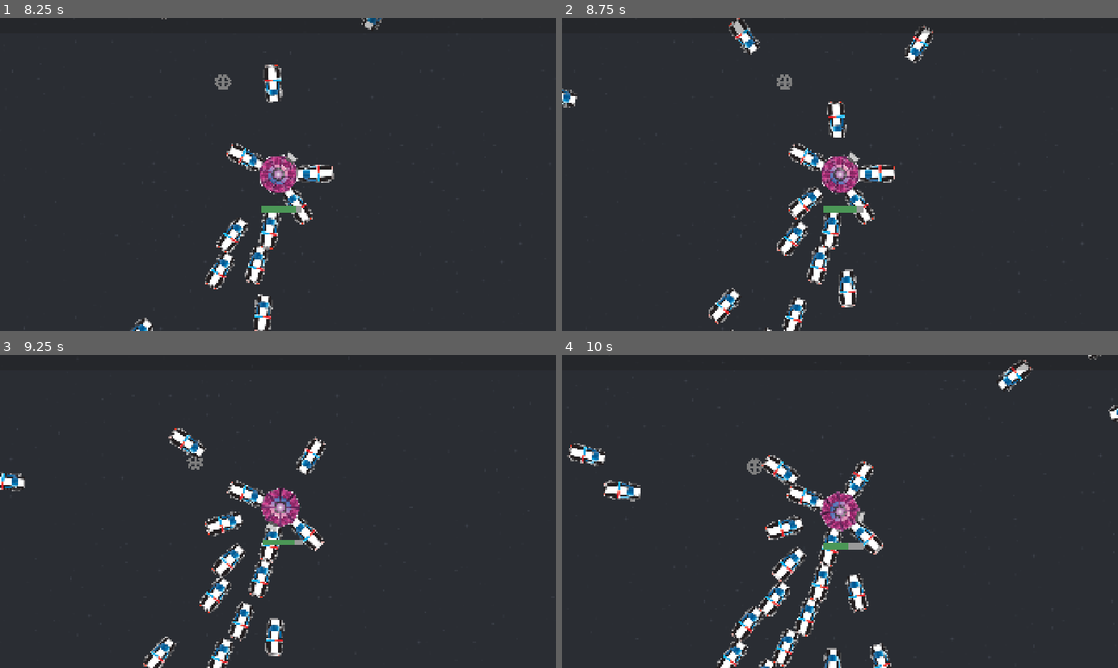
Above: before the commit, frames 1-4 (two rows, left to right).
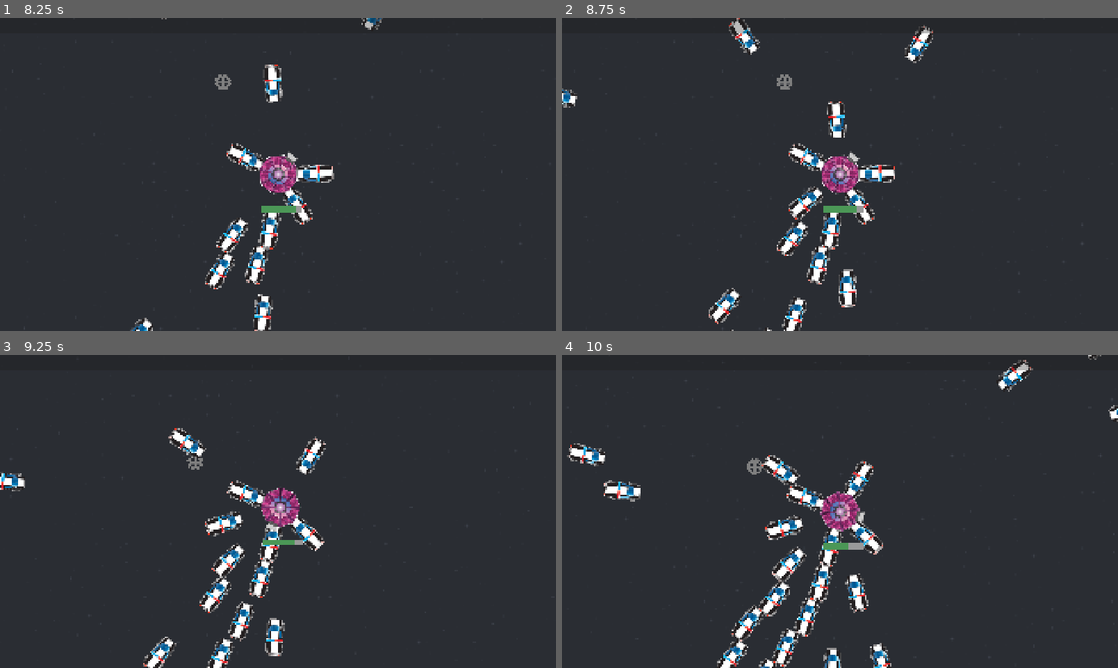
Above: after the commit, the same moments.

Repository: two-sticks-and-a-rock/space-arcade
Game: Godot game, scene res://scenes/main.tscn
Two runs of this game, one before a commit and one after it. Both use one fixed random seed, a clock stepped at 60 frames per second and the inputs below.
Inputs (mouse positions are in pixels of both pictures, inside the frame that each line leads up to):
- Up to frame 1 (8.25 s): move the mouse to (400, 158) at 0.52 s; press the mouse at (400, 158) at 0.53 s; move the mouse to (166, 190) at 1.27 s; release the mouse at (166, 190) at 1.28 s; click (166, 190) at 1.35 s; move the mouse to (333, 105) at 2.02 s; press the mouse at (333, 105) at 2.03 s; move the mouse to (250, 237) at 2.77 s; release the mouse at (250, 237) at 2.78 s; click (250, 237) at 2.85 s; move the mouse to (444, 221) at 3.52 s; press the mouse at (444, 221) at 3.53 s; move the mouse to (111, 127) at 4.27 s; release the mouse at (111, 127) at 4.28 s; click (111, 127) at 4.35 s; move the mouse to (305, 174) at 5.02 s; press the mouse at (305, 174) at 5.03 s; move the mouse to (194, 96) at 5.77 s; release the mouse at (194, 96) at 5.78 s; click (194, 96) at 5.85 s; move the mouse to (400, 158) at 6.52 s; press the mouse at (400, 158) at 6.53 s; move the mouse to (166, 190) at 7.27 s; release the mouse at (166, 190) at 7.28 s; click (166, 190) at 7.35 s; move the mouse to (333, 105) at 8.02 s; press the mouse at (333, 105) at 8.03 s
- Up to frame 2 (8.75 s): no input
- Up to frame 3 (9.25 s): move the mouse to (250, 574) at 8.77 s; release the mouse at (250, 574) at 8.78 s; click (250, 574) at 8.85 s
- Up to frame 4 (10 s): move the mouse to (1006, 558) at 9.52 s; press the mouse at (1006, 558) at 9.53 s

Frame 1 is identical in both runs. In frame 2, less than 0.1% of the frame differs, in the area x 38-51%, y 53-81%; in frame 3, 0.2%; in frame 4, 0.3%, in the area x 29-58%, y 51-100%.

Commit message:
bullet size upgrade

Diff:
--- a/scenes/player/player_weapons/base_weapon_upgrades/bullet_size_upgrade.gd
+++ b/scenes/player/player_weapons/base_weapon_upgrades/bullet_size_upgrade.gd
@@ -1,7 +1,10 @@
 class_name BulletSizeUpgrade
 extends PlayerWeaponUpgrade
 
-@export var bullet_size_increase: int = 10
+@export var bullet_size_increase: float = 2.0
 
 func _apply_upgrade(weapon: PlayerWeapon):
-    weapon.bullet_size += bullet_size_increase
+    weapon.bullet_size *= bullet_size_increase
+
+func _remove_upgrade(weapon: PlayerWeapon):
+    weapon.bullet_size /= bullet_size_increase
--- a/scenes/player/player_weapons/orbiter/orbiter.tscn
+++ b/scenes/player/player_weapons/orbiter/orbiter.tscn
@@ -15,7 +15,7 @@
 }]
 
 [sub_resource type="CircleShape2D" id="CircleShape2D_fxk38"]
-radius = 52.086468
+radius = 107.01869
 
 [node name="Orbiter" type="Area2D" unique_id=58498802]
 collision_layer = 4
@@ -24,7 +24,6 @@
 metadata/_custom_type_script = "uid://dj2r2fdovwio"
 
 [node name="AnimatedSprite2D" type="AnimatedSprite2D" parent="." unique_id=1159933868]
-scale = Vector2(0.5, 0.5)
 sprite_frames = SubResource("SpriteFrames_kcn5b")
 
 [node name="CollisionShape2D" type="CollisionShape2D" parent="." unique_id=975077890]
--- a/scenes/player/player_weapons/orbiter/orbiter_ring.gd
+++ b/scenes/player/player_weapons/orbiter/orbiter_ring.gd
@@ -16,6 +16,7 @@
 	for i in bullets:
 		var orbiter = bullet_scene.instantiate() as PlayerBullet
 		orbiter.position = child_pos
+		orbiter.bullet_scale = Vector2(bullet_size, bullet_size)
 		add_child(orbiter)
 		child_pos = child_pos.rotated(2*PI / bullets)
 		current_bullets.append(orbiter)
--- a/scenes/player/player_weapons/orbiter/orbiter_ring.tscn
+++ b/scenes/player/player_weapons/orbiter/orbiter_ring.tscn
@@ -8,6 +8,7 @@
 [ext_resource type="Script" uid="uid://cekrjioayx2iy" path="res://scenes/player/player_weapons/base_weapon_upgrades/down_timer_upgrade.gd" id="6_inxn4"]
 [ext_resource type="Script" uid="uid://conl2xhryktja" path="res://scenes/player/player_weapons/base_weapon_upgrades/damage_upgrade.gd" id="7_sxqx5"]
 [ext_resource type="Script" uid="uid://ufajycg1sjlw" path="res://scenes/player/player_weapons/base_weapon_upgrades/bullets_upgrade.gd" id="8_rfiqj"]
+[ext_resource type="Script" uid="uid://cw087kxisrlw" path="res://scenes/player/player_weapons/base_weapon_upgrades/bullet_size_upgrade.gd" id="9_rfiqj"]
 
 [sub_resource type="Resource" id="Resource_inxn4"]
 script = ExtResource("5_tippe")
@@ -49,10 +50,15 @@
 script = ExtResource("8_rfiqj")
 metadata/_custom_type_script = "uid://ufajycg1sjlw"
 
+[sub_resource type="Resource" id="Resource_q4vif"]
+script = ExtResource("9_rfiqj")
+bullet_size_increase = 1.5
+metadata/_custom_type_script = "uid://cw087kxisrlw"
+
 [sub_resource type="Resource" id="Resource_oite6"]
 resource_name = "Even More Bullets"
 script = ExtResource("3_qgt3p")
-upgrades = Array[ExtResource("4_x6mqk")]([SubResource("Resource_vkj85"), SubResource("Resource_credd")])
+upgrades = Array[ExtResource("4_x6mqk")]([SubResource("Resource_vkj85"), SubResource("Resource_credd"), SubResource("Resource_q4vif")])
 metadata/_custom_type_script = "uid://5a85bdwnpkwx"
 
 [node name="OrbiterRing" type="Node2D" unique_id=1448554099]
@@ -61,6 +67,7 @@
 dmg = 50
 bullets = 2
 bullet_speed = 0.087
+bullet_size = 0.5
 possible_upgrade_sets = Array[ExtResource("3_qgt3p")]([SubResource("Resource_ycwcd"), SubResource("Resource_jwv4o"), SubResource("Resource_oite6")])
 metadata/_custom_type_script = "uid://i4comh215wk1"
 
--- a/scenes/player/player_weapons/player_bullet.gd
+++ b/scenes/player/player_weapons/player_bullet.gd
@@ -1,7 +1,19 @@
 class_name PlayerBullet
 extends Area2D
 
-@onready var weapon = get_parent()
+@onready var weapon: PlayerWeapon = get_parent()
+@onready var sprite: AnimatedSprite2D = $AnimatedSprite2D
+@onready var collision_shape: CollisionShape2D = $CollisionShape2D
+
+var bullet_scale: Vector2 = Vector2.ONE
+
+func _scale_bullet(new_scale: Vector2):
+	sprite.scale = new_scale
+	collision_shape.scale = new_scale
+
+func _ready():
+	_scale_bullet(bullet_scale)
+
 
 func _on_orbiter_entered(body: Node2D):
 	if ("take_damage" in body):
